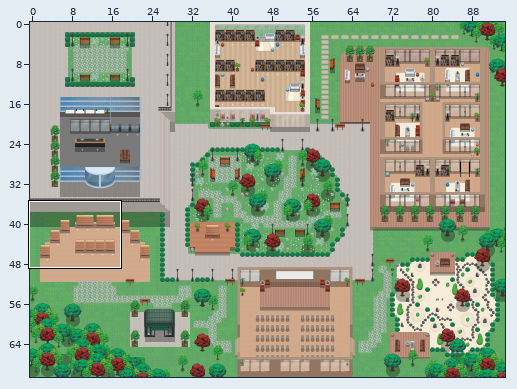
An edit to a level. Tiled map (JSON), v2-wa-st-gobain.tmj. The first picture is a wide view before the edit; the outline marks the close-up.
Close-up. Before the commit:
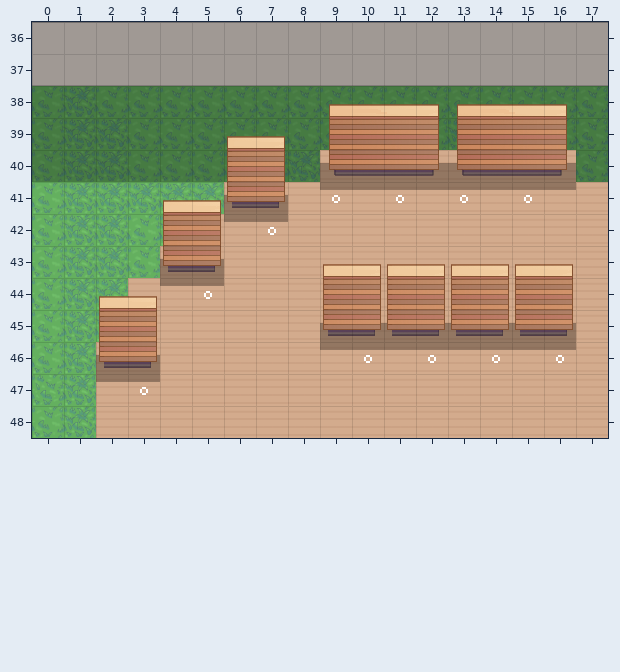
Cells are 32x32 px. Shown: x 0..17, y 36..48. The commit also changed other parts of the map, which this record leaves out.
Once edited:
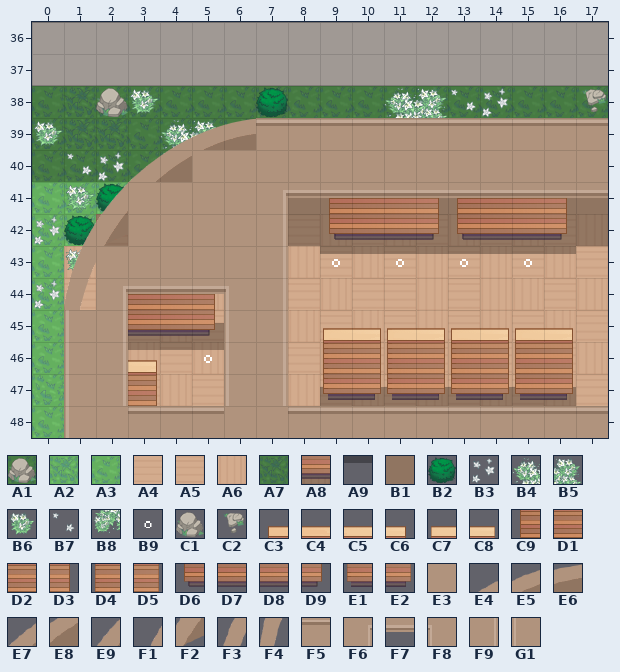
Key: from "Chunk 1": A1 1, A2 3, A3 4, A4 10, A5 12, A6 12 turned 90, A7 116, A8 117, A9 121, B1 170, B2 229, B3 234, B4 235, B5 236, B6 237, B7 238, B8 245, B9 248; from "Chunk 2": C1 67, C2 68, C3 89, C4 90, C5 91, C6 92, C7 93, C8 94, C9 95, D1 96, D2 97, D3 98, D4 99, D5 100, D6 101, D7 102, D8 103, D9 104, E1 105, E2 106; from "Chunk 3": E3 120, E4 169, E5 170, E6 171, E7 174, E8 175, E9 179, F1 181, F2 182, F3 183, F4 185; from "Chunk 5": F5 120, F6 122, F7 123, F8 124, F9 125, G1 126.
__ is an empty cell, ## one hidden under a higher layer.
Tiles of an added or newly shown layer are drawn over the layers below it.
See-through tiles are keyed as they look on the map.
Diff:
Layer "collisions":
y 38: x 2 __ -> A1; x 7 __ -> A1; x 17 __ -> A1
y 41: x 2 __ -> A1
y 42: x 1 __ -> A1
Layer "floor/floor1":
y 40: x 1..2 A2 A2 -> A3 A3; x 8..17 A2 A4 A4 A4 A4 A4 A4 A4 A4 A3 -> ## ## ## ## ## ## ## ## ## ##
y 41: x 1..17 A2 A2 A2 A2 A2 A4 A4 A4 A4 A4 A4 A4 A4 A4 A4 A4 A4 -> A3 A3 ## ## ## ## ## ## ## ## ## ## ## ## ## ## ##
y 42: x 1..17 A2 A2 A3 A2 A4 A4 A4 A4 A4 A4 A4 A4 A4 A4 A4 A4 A4 -> A3 A5 ## ## ## ## ## A5 A6 A5 A6 A5 A6 A5 A6 A5 A6
y 43: x 1..7 A2 A2 A3 A4 A4 A4 A4 -> A6 ## ## ## ## ## ##; x 9..16 A4 A4 A4 A4 A4 A4 A4 A4 -> A5 A6 A5 A6 A5 A6 A5 A6
y 44: x 1..7 A2 A2 A4 A4 A4 A4 A4 -> A5 ## ## ## A6 ## ##; x 9..16 A4 A4 A4 A4 A4 A4 A4 A4 -> A6 A5 A5 A6 A5 A6 A6 A5
y 45: x 1..7 A2 A2 A4 A4 A4 A4 A4 -> ## ## A5 A6 A5 ## ##; x 9..16 A4 A4 A4 A4 A4 A4 A4 A4 -> A5 A6 A5 A6 A5 A6 A5 A6
y 46: x 1..7 A2 A4 A4 A4 A4 A4 A4 -> ## ## A6 A5 A6 ## ##; x 9..16 A4 A4 A4 A4 A4 A4 A4 A4 -> A6 A5 A6 A5 A6 A5 A6 A5
y 47: x 1..3 A2 A4 A4 -> ## ## A5; x 6..7 A4 A4 -> ## ##; x 9..16 A4 A4 A4 A4 A4 A4 A4 A4 -> A5 A6 A5 A6 A5 A6 A5 A6
y 48: x 1..17 A2 A4 A4 A4 A4 A4 A4 A4 A4 A4 A4 A4 A4 A4 A4 A4 A4 -> ## ## ## ## ## ## ## ## ## ## ## ## ## ## ## ## ##
Layer "Shadow":
y 40: x 9..16 A8 A8 A8 A8 A8 A8 A8 A8 -> __ __ __ __ __ __ __ __
y 41: x 6..7 A8 A8 -> __ __; x 9..16 A9 A9 A9 A9 A9 A9 A9 A9 -> __ __ __ __ __ __ __ __
y 42: x 2 __ -> A7; x 6..17 A9 A9 __ __ __ __ __ __ __ __ __ __ -> ## ## A7 A7 A7 A7 A7 A7 A7 A7 A7 A7
y 43: x 4..5 A8 A8 -> __ __; x 9..16 __ __ __ __ __ __ __ __ -> A9 A9 A9 A9 A9 A9 A9 A9
y 44: x 4..5 A9 A9 -> __ __
y 45: x 3..5 __ __ __ -> A8 A8 A8; x 9..16 A8 A8 A8 A8 A8 A8 A8 A8 -> __ __ __ __ __ __ __ __
y 46: x 2..5 A8 A8 __ __ -> ## A9 A9 A9; x 9..16 A9 A9 A9 A9 A9 A9 A9 A9 -> __ __ __ __ __ __ __ __
y 47: x 2..3 A9 A9 -> __ __; x 9..16 __ __ __ __ __ __ __ __ -> A8 A8 A8 A8 A8 A8 A8 A8
Layer "walls/walls1":
y 41: x 8..9 __ __ -> B1 B1; x 12..13 __ __ -> B1 B1; x 16..17 __ __ -> B1 B1
Layer "furniture/furniture1":
y 38: x 2..3 __ __ -> C1 B6; x 7 __ -> B2; x 9..17 C3 C4 C5 C6 C3 C4 C5 C6 __ -> __ __ B4 B5 B7 B3 __ __ C2
y 39: x 0 __ -> B6; x 4..7 __ __ C7 C8 -> B4 B5 __ __; x 9..16 C9 D1 D2 D3 C9 D1 D2 D3 -> __ __ ## ## __ __ ## __
y 40: x 1..2 __ __ -> B7 B3; x 4 __ -> B8; x 6..7 D4 D5 -> __ ##; x 9..16 D6 D7 D8 D9 D6 D7 D8 D9 -> ## __ __ __ __ __ __ __
y 41: x 1..2 __ __ -> B6 B2; x 4..7 C7 C8 E1 E2 -> __ __ __ __; x 9 B9 -> __; x 11 B9 -> __; x 13 B9 -> __; x 15 B9 -> __
y 42: x 0..1 __ __ -> B3 B2; x 4..5 D4 D5 -> __ __; x 7 B9 -> __; x 9..16 __ __ __ __ __ __ __ __ -> D6 D7 D8 D9 D6 D7 D8 D9
y 43: x 1 __ -> B6; x 4..5 E1 E2 -> __ __; x 9..16 C7 C8 C7 C8 C7 C8 C7 C8 -> B9 __ B9 __ B9 __ B9 __
y 44: x 0 __ -> B3; x 2..3 C7 C8 -> __ __; x 5 B9 -> __; x 9..16 D4 D5 D4 D5 D4 D5 D4 D5 -> __ __ __ __ __ __ __ __
y 45: x 2..5 D4 D5 __ __ -> ## D7 D8 D9; x 9..16 E1 E2 E1 E2 E1 E2 E1 E2 -> __ __ __ __ __ __ __ __
y 46: x 2..3 E1 E2 -> __ __; x 5 __ -> B9; x 10 B9 -> __; x 12 B9 -> __; x 14 B9 -> __; x 16 B9 -> __
y 47: x 3 B9 -> __; x 9..16 __ __ __ __ __ __ __ __ -> E1 E2 E1 E2 E1 E2 E1 E2
Layer "above/above2":
y 39: x 4..6 __ __ __ -> E4 E5 E6
y 40: x 3..4 __ __ -> E7 E8
y 41: x 2 __ -> E9
y 42: x 1..2 __ __ -> F1 F2
y 43: x 1 __ -> F3
y 44: x 1 __ -> F4
Layer "above/above3":
y 41: x 9..16 __ __ __ __ __ __ __ __ -> C9 D1 D2 D3 C9 D1 D2 D3
y 44: x 3..5 __ __ __ -> D1 D2 D3
y 45: x 9..16 __ __ __ __ __ __ __ __ -> C7 C8 C7 C8 C7 C8 C7 C8
y 46: x 3 __ -> C8; x 9..16 __ __ __ __ __ __ __ __ -> D4 D5 D4 D5 D4 D5 D4 D5
y 47: x 3 __ -> D5
Layer "Roof/Roof1" (now shown):
y 39: x 7..17 __ __ __ __ __ __ __ __ __ __ __ -> F5 F5 F5 F5 F5 F5 F5 F5 F5 F5 F5
y 40: x 5..17 __ __ __ __ __ __ __ __ __ __ __ __ __ -> E3 E3 E3 E3 E3 E3 E3 E3 E3 E3 E3 E3 E3
y 41: x 3..17 __ __ __ __ __ __ __ __ __ __ __ __ __ __ __ -> E3 E3 E3 E3 F6 F7 F7 F7 F7 F7 F7 F7 F7 F7 F7
y 42: x 3..7 __ __ __ __ __ -> E3 E3 E3 E3 F9
y 43: x 2..7 __ __ __ __ __ __ -> E3 E3 E3 E3 E3 F9
y 44: x 2..7 __ __ __ __ __ __ -> F6 F7 F7 F7 F8 F9
y 45..47: x 1..2 __ __ -> G1 F9; x 6..7 __ __ -> G1 F9
y 48: x 1..17 __ __ __ __ __ __ __ __ __ __ __ __ __ __ __ __ __ -> G1 E3 F5 F5 F5 E3 E3 F5 F5 F5 F5 F5 F5 F5 F5 F5 F5
Boxes around the changes in both close-ups, in picture pixels (x1, y1, x2, y2):
changed: (33, 87, 608, 438)
